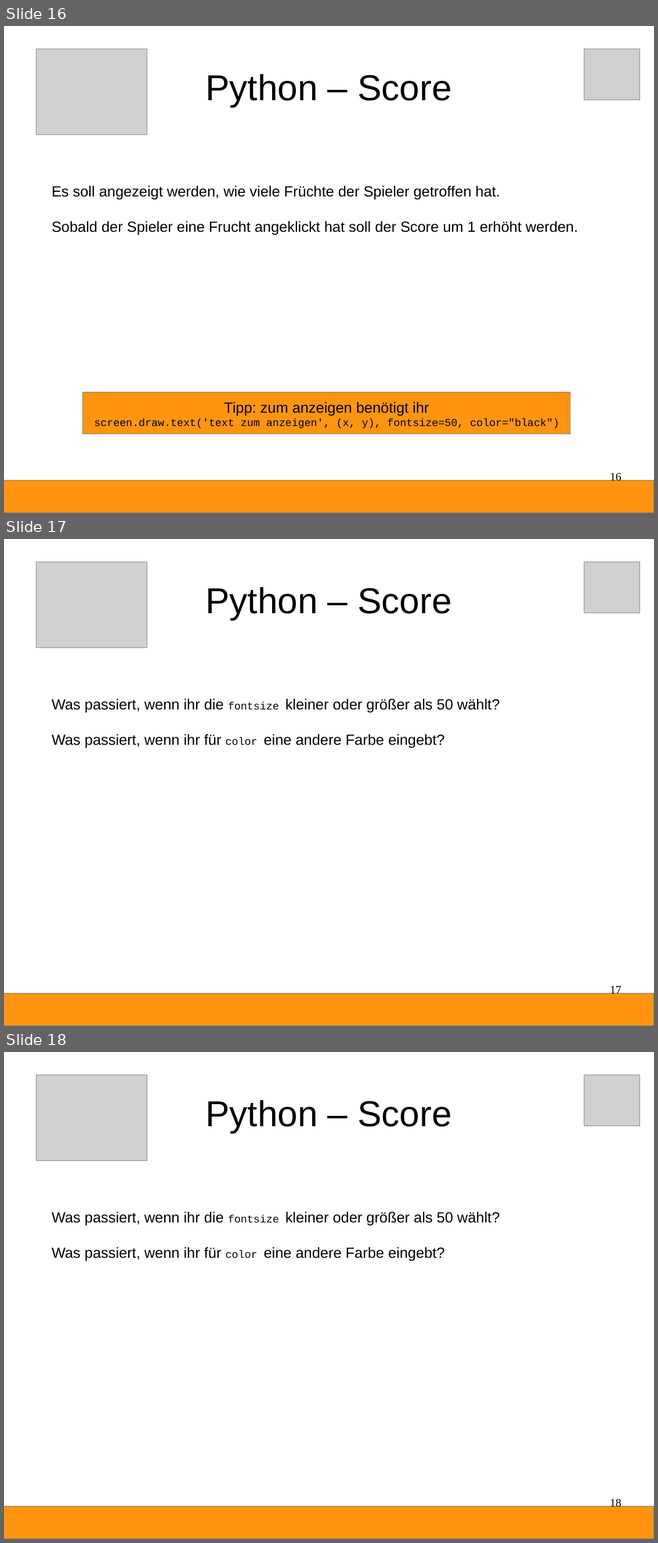
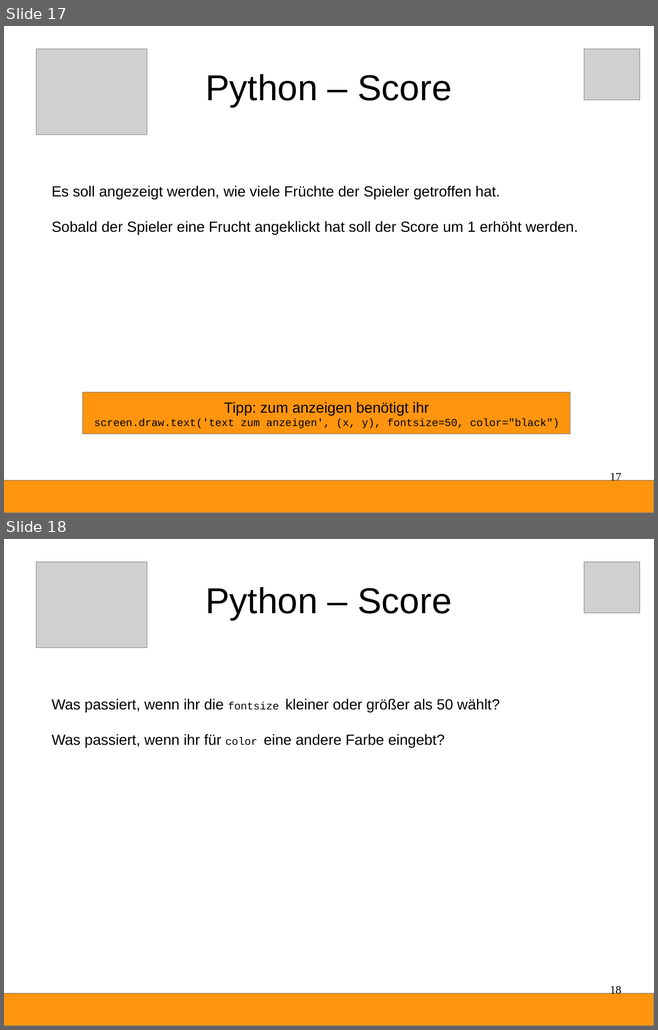
Before and after one commit to Devoxx4KidsDE/python-games, a slide deck: fruchthuhn/Python-Anleitung.odp. Shown one above the other, each under a label of ours: slides 16, 17 and 18 before the commit, slides 17 and 18 after it. The pictures are 658x1543 and 658x1030 pixels, drawn with LibreOffice and Linux fonts; fonts in the diff are those of the drawing; grey boxes stand for pictures. Boxes give left, top, right and bottom in pixels: in the first picture for what was removed or moved away, otherwise in the second. Text is boxed around its words. In the diff, an @@ line names an element or a change of style, - is before the commit and + after.

```diff
--- a/fruchthuhn/Python-Anleitung.odp
+++ b/fruchthuhn/Python-Anleitung.odp
@@ slide 17 removed at [4, 539, 654, 1026], background #FFFFFF @@
@@ picture removed at [36, 562, 147, 648] @@
@@ picture removed at [584, 562, 640, 613] @@
@@ title removed at [205, 587, 452, 620] @@
-Python – Score
@@ text removed at [52, 699, 499, 748] @@
-Was passiert, wenn ihr die fontsize kleiner oder größer als 50 wählt?
-Was passiert, wenn ihr für color eine andere Farbe eingebt?
@@ page number removed at [610, 986, 621, 997] @@
-17
@@ rectangle removed at [4, 994, 654, 1026] @@
@@ what was slide 16 is now slide 17 @@
@@ page number at [610, 473, 621, 484]: text changed @@
-16
+17
```
Also in this commit, not shown: 2 slides changed, 1 slide added, 1 other slide removed, 1 other file.
